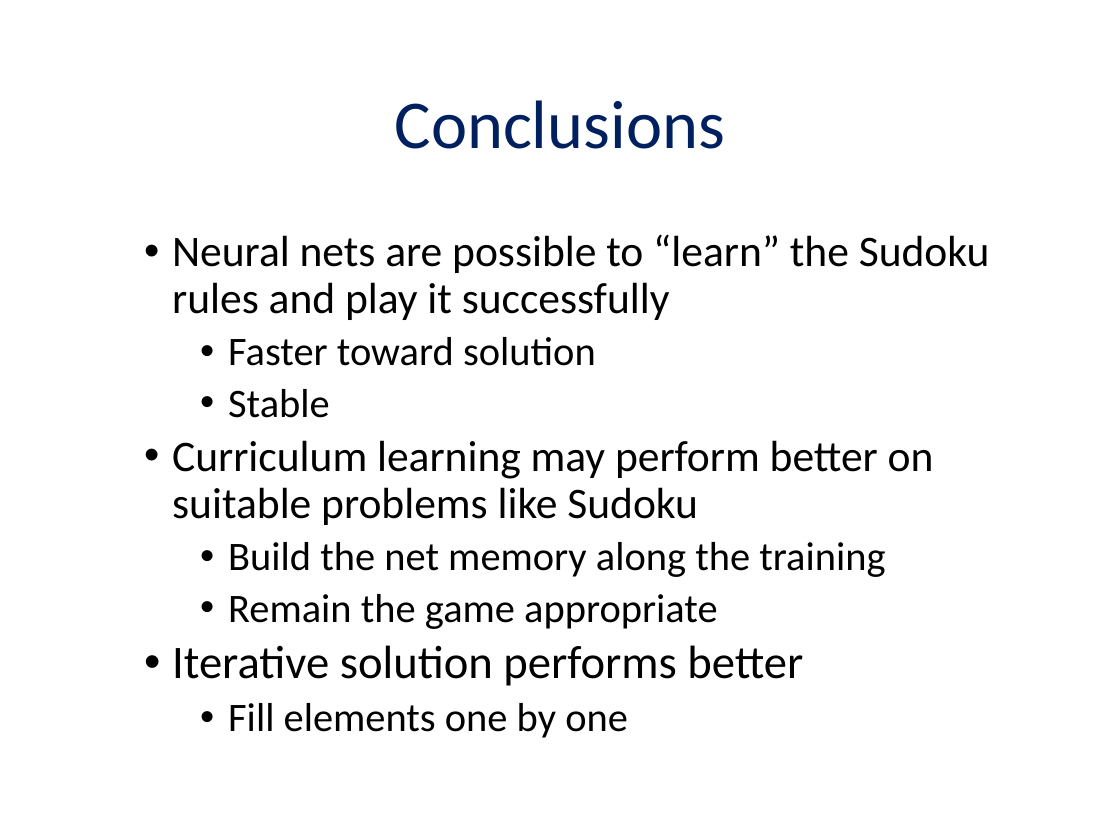
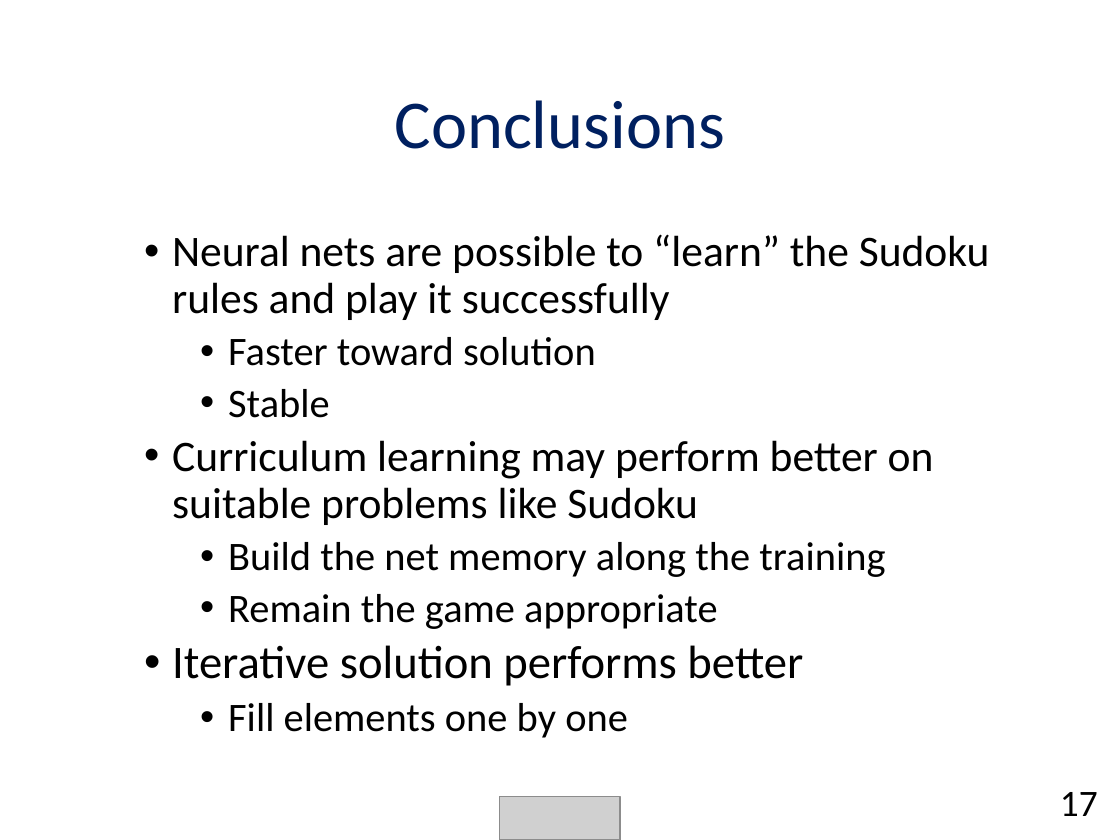
Before and after one commit to chendudai/Sudoku, a slide deck: slide 17 of Presentation/final_presentation.pptx. Drawn at 1120x840 pixels with LibreOffice and Linux fonts; fonts in the diff are those of the drawing; grey boxes stand for pictures. Boxes give left, top, right and bottom in pixels: in the first picture for what was removed or moved away, otherwise in the second. Text is boxed around its words. In the diff, an @@ line names an element or a change of style, - is before the commit and + after.

```diff
--- a/Presentation/final_presentation.pptx
+++ b/Presentation/final_presentation.pptx
@@ picture added at box(500, 796, 619, 840) @@
@@ text added at box(1060, 792, 1098, 816), 24 pt, text #000000 @@
+17
```
Also in this commit, not shown: 17 other slides changed.
